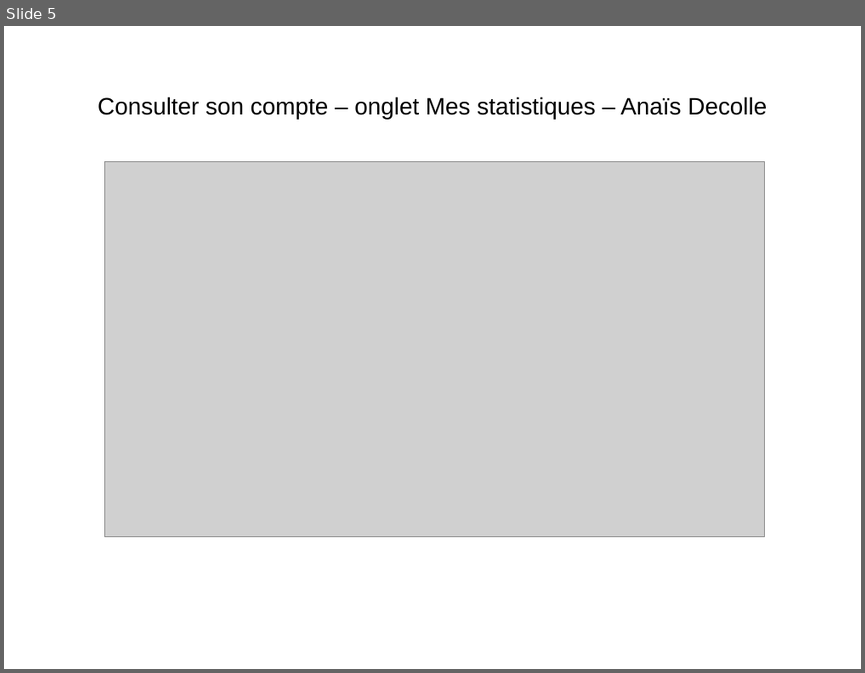
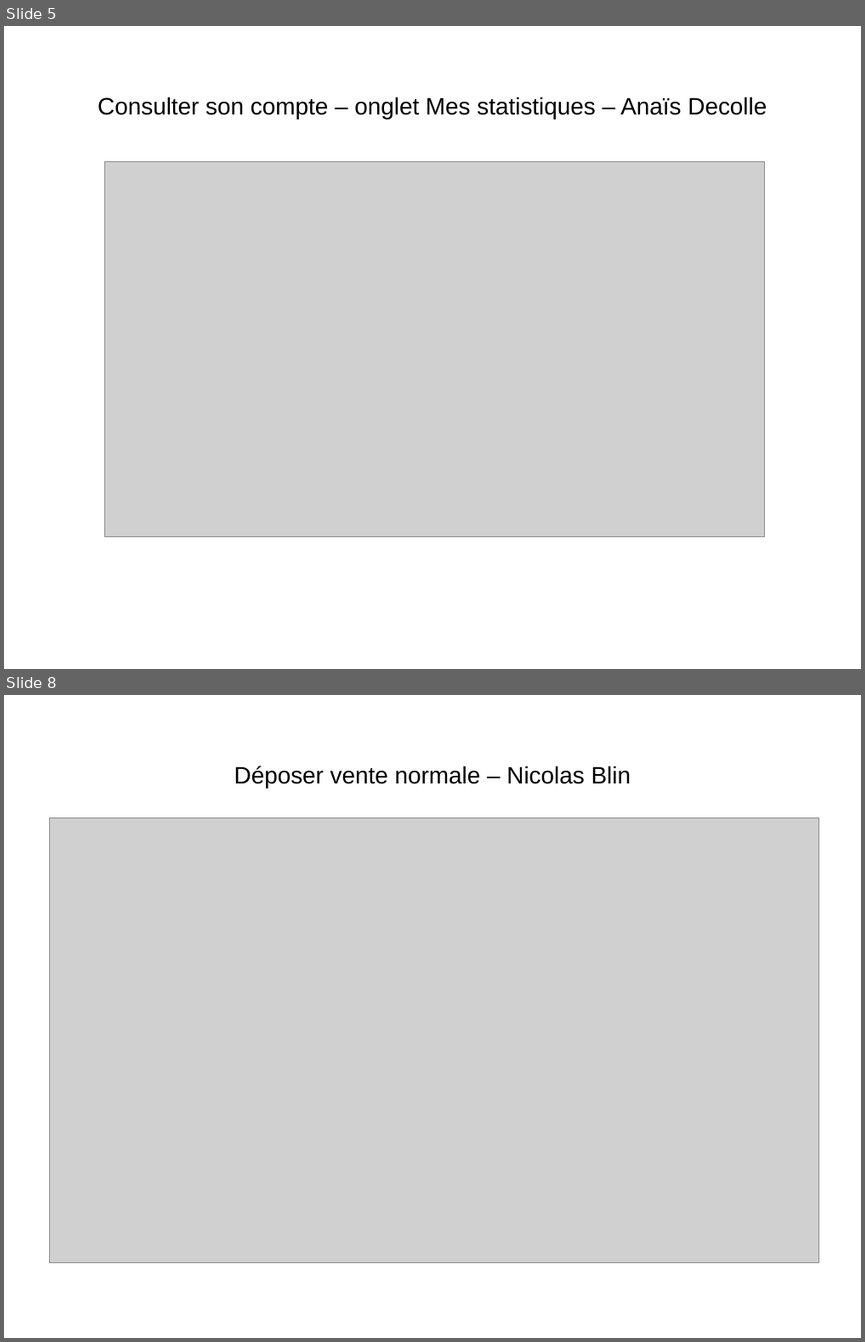
Before and after one commit to DecolleAnais/E-March-, a slide deck: captures/diapo_captures.odp. Shown one above the other, each under a label of ours: slide 5 before the commit, slides 5 and 8 after it; the slides between them are not shown. The pictures are 865x673 and 865x1342 pixels, drawn with LibreOffice and Linux fonts; fonts in the diff are those of the drawing; grey boxes stand for pictures. Boxes give left, top, right and bottom in pixels: in the first picture for what was removed or moved away, otherwise in the second. Text is boxed around its words. In the diff, an @@ line names an element or a change of style, - is before the commit and + after.

```diff
--- a/captures/diapo_captures.odp
+++ b/captures/diapo_captures.odp
@@ slide 8 added at [4,695,861,1338], background #FFFFFF @@
@@ title added at [234,766,631,788], 22 pt, text #000000 @@
+Déposer vente normale – Nicolas Blin
@@ picture added at [50,817,820,1263] @@
```
Also in this commit, not shown: 2 slides changed, 2 other slides added, 4 other files.
